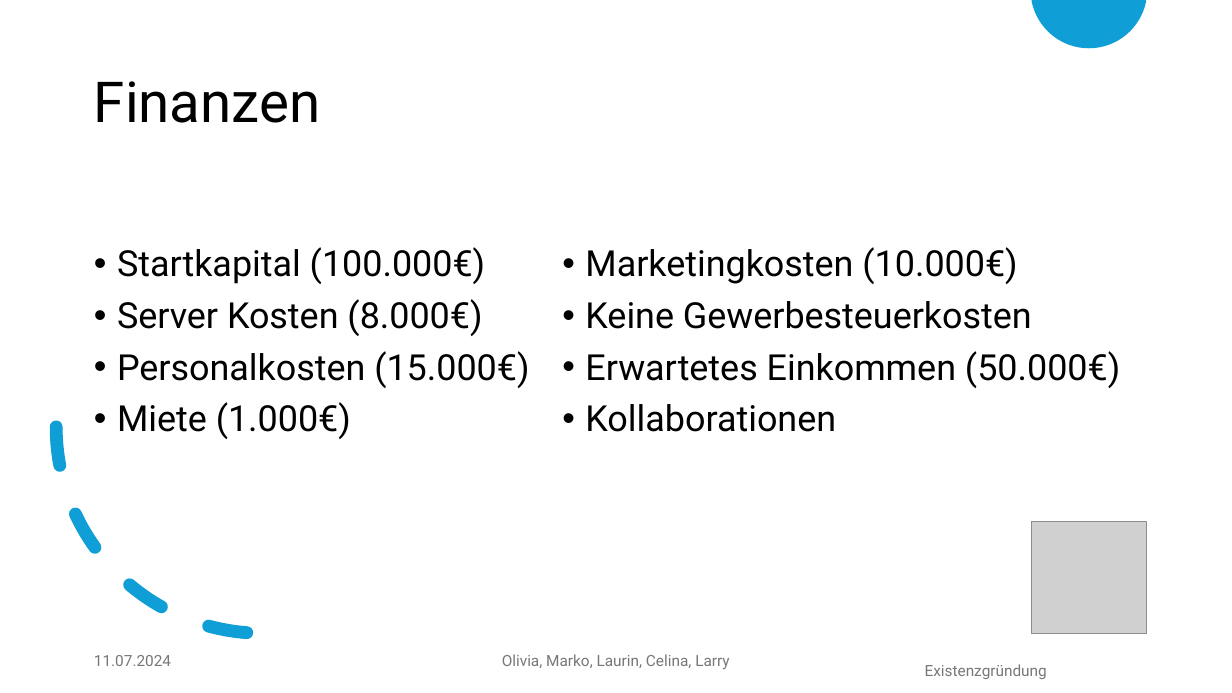
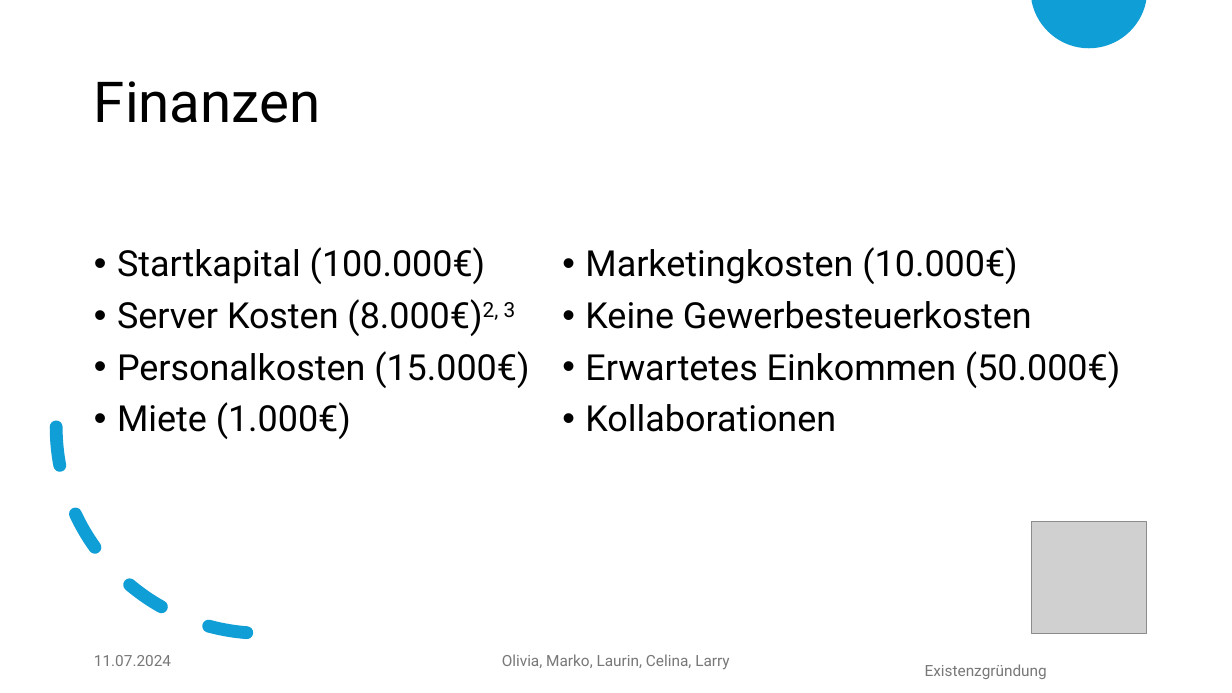
Before and after one commit to Guzel2/semester-6, a slide deck: slide 8 of existenzgruendung/Schnabelpoint.pptx. Drawn at 1232x693 pixels with LibreOffice and Linux fonts; fonts in the diff are those of the drawing; grey boxes stand for pictures; background and template pictures are left out. Boxes give left, top, right and bottom in pixels: in the first picture for what was removed or moved away, otherwise in the second. Text is boxed around its words. In the diff, an @@ line names an element or a change of style, - is before the commit and + after.

```diff
--- a/existenzgruendung/Schnabelpoint.pptx
+++ b/existenzgruendung/Schnabelpoint.pptx
@@ text at [117,299,516,336]: text changed @@
-• Server Kosten (8.000€)
+• Server Kosten (8.000€)2, 3
```
Also in this commit, not shown: 4 other slides changed, 1 slide added, 4 other files.
